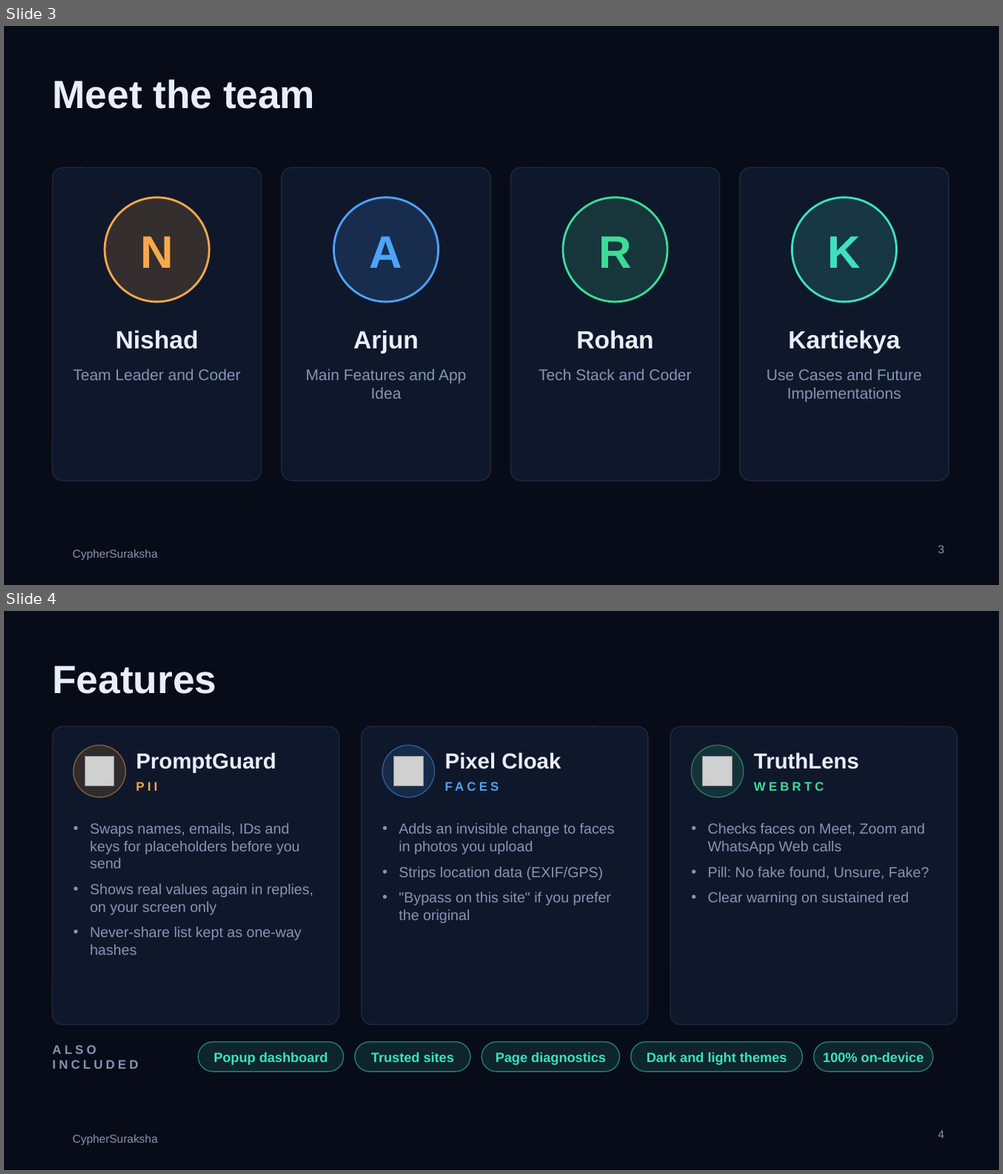
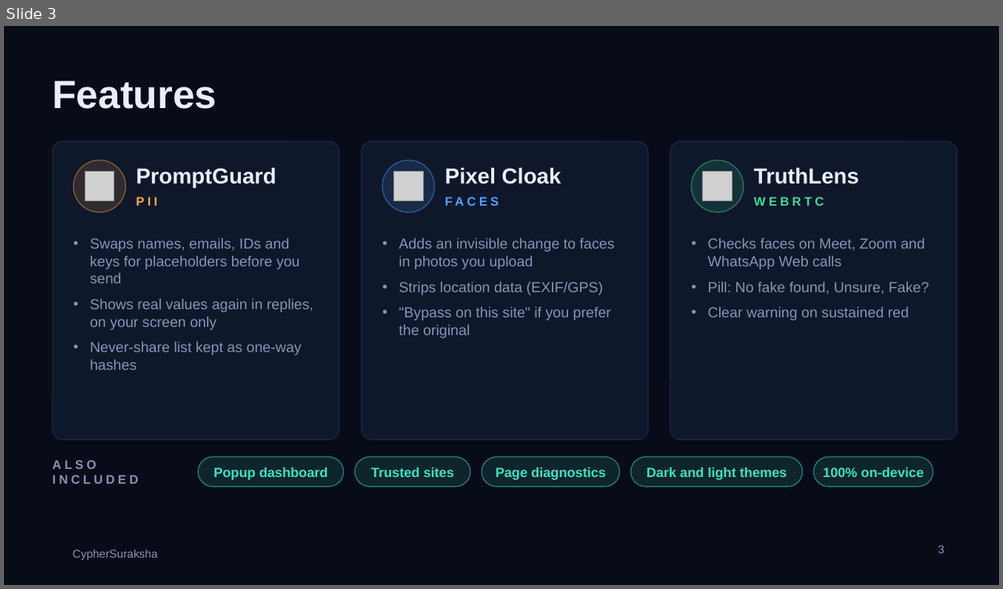
Before and after one commit to nishadiyer/CypherSuraksha, a slide deck: docs/pitch/CypherSuraksha-pitch.pptx. Shown one above the other, each under a label of ours: slides 3 and 4 before the commit, slide 3 after it. The pictures are 1003x1174 and 1003x589 pixels, drawn with LibreOffice and Linux fonts; fonts in the diff are those of the drawing; grey boxes stand for pictures; background and template pictures are left out. Boxes give left, top, right and bottom in pixels: in the first picture for what was removed or moved away, otherwise in the second. Text is boxed around its words. In the diff, an @@ line names an element or a change of style, - is before the commit and + after.

```diff
--- a/docs/pitch/CypherSuraksha-pitch.pptx
+++ b/docs/pitch/CypherSuraksha-pitch.pptx
@@ slide 3 removed at (x1=4, y1=26, x2=999, y2=585), background #080C18; not listed: 1 template element that a slide beside it also shows @@
@@ title removed at (x1=53, y1=79, x2=315, y2=109) @@
-Meet the team
@@ rounded rectangle removed at (x1=53, y1=168, x2=262, y2=481) @@
@@ rounded rectangle removed at (x1=282, y1=168, x2=490, y2=481) @@
@@ rounded rectangle removed at (x1=511, y1=168, x2=720, y2=481) @@
@@ rounded rectangle removed at (x1=740, y1=168, x2=948, y2=481) @@
@@ ellipse removed at (x1=105, y1=198, x2=209, y2=302) @@
@@ ellipse removed at (x1=334, y1=198, x2=438, y2=302) @@
@@ ellipse removed at (x1=563, y1=198, x2=667, y2=302) @@
@@ ellipse removed at (x1=792, y1=198, x2=896, y2=302) @@
@@ text removed at (x1=140, y1=236, x2=173, y2=268) @@
-N
@@ text removed at (x1=370, y1=236, x2=402, y2=268) @@
-A
@@ text removed at (x1=598, y1=236, x2=631, y2=268) @@
-R
@@ text removed at (x1=828, y1=236, x2=860, y2=268) @@
-K
@@ text removed at (x1=116, y1=330, x2=199, y2=349) @@
-Nishad
@@ text removed at (x1=353, y1=330, x2=418, y2=354) @@
-Arjun
@@ text removed at (x1=576, y1=330, x2=653, y2=349) @@
-Rohan
@@ text removed at (x1=788, y1=330, x2=899, y2=354) @@
-Kartiekya
@@ text removed at (x1=73, y1=369, x2=240, y2=380) @@
-Team Leader and Coder
@@ text removed at (x1=306, y1=369, x2=466, y2=399) @@
-Main Features and App Idea
@@ text removed at (x1=538, y1=369, x2=691, y2=380) @@
-Tech Stack and Coder
@@ text removed at (x1=766, y1=369, x2=922, y2=403) @@
-Use Cases and Future Implementations
@@ page number removed at (x1=938, y1=545, x2=945, y2=554) @@
-3
@@ what was slide 4 is now slide 3 @@
@@ page number at (x1=938, y1=545, x2=945, y2=554): text changed @@
-4
+3
```
Also in this commit, not shown: 2 slides changed, 1 slide added, 1 other slide removed, 1 other file.
